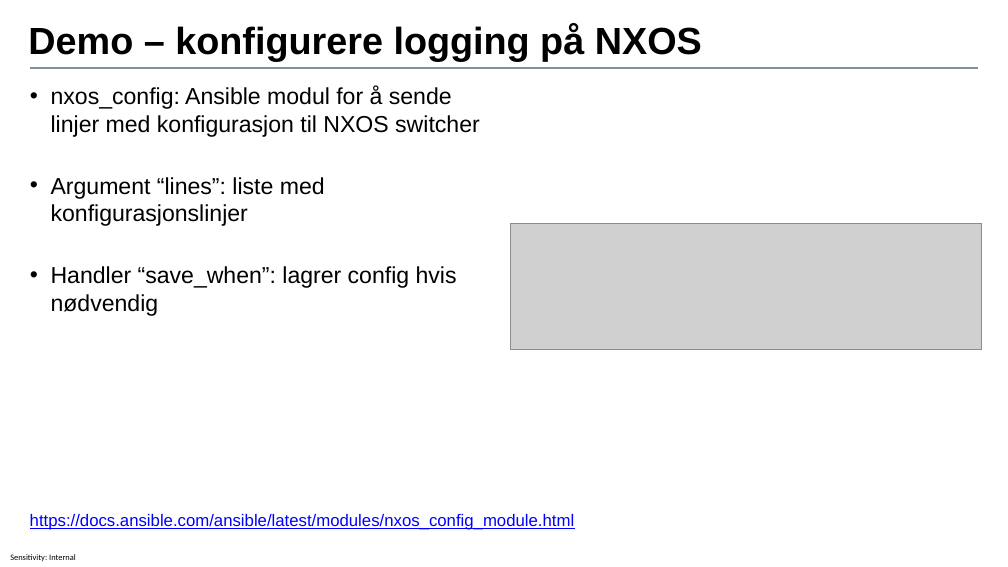
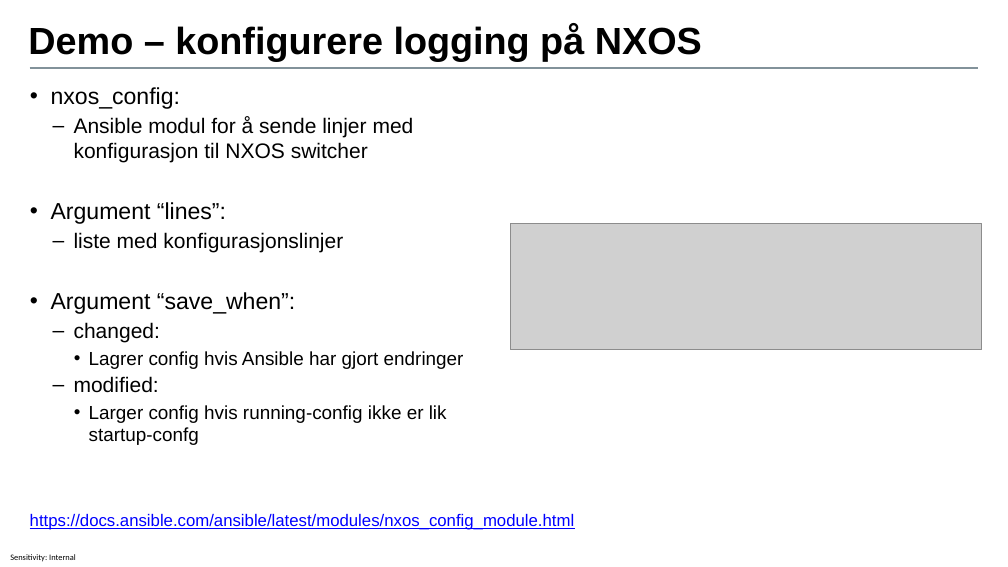
Before and after one commit to ToreAndreAsheim/tech-thursday, a slide deck: slide 18 of 2020-09-17_Ansible_for_nettverksautomasjon/Ansible for nettverksautomasjon.pptx. Drawn at 1008x567 pixels with LibreOffice and Linux fonts; fonts in the diff are those of the drawing; grey boxes stand for pictures; background and template pictures are left out. Boxes give left, top, right and bottom in pixels: in the first picture for what was removed or moved away, otherwise in the second. Text is boxed around its words. In the diff, an @@ line names an element or a change of style, - is before the commit and + after.

```diff
--- a/2020-09-17_Ansible_for_nettverksautomasjon/Ansible for nettverksautomasjon.pptx
+++ b/2020-09-17_Ansible_for_nettverksautomasjon/Ansible for nettverksautomasjon.pptx
@@ text at (51,87,464,445): text changed; size 22 to 20 pt @@
-• nxos_config: Ansible modul for å sende linjer med konfigurasjon til NXOS switcher
-• Argument “lines”: liste med konfigurasjonslinjer
-• Handler “save_when”: lagrer config hvis nødvendig
+• nxos_config:
+  – Ansible modul for å sende linjer med konfigurasjon til NXOS switcher
+• Argument “lines”:
+  – liste med konfigurasjonslinjer
+• Argument “save_when”:
+  – changed:
+    • Lagrer config hvis Ansible har gjort endringer
+  – modified:
+    • Larger config hvis running-config ikke er lik startup-confg
```
Also in this commit, not shown: 4 other slides changed, 3 slides added, 8 other files.
